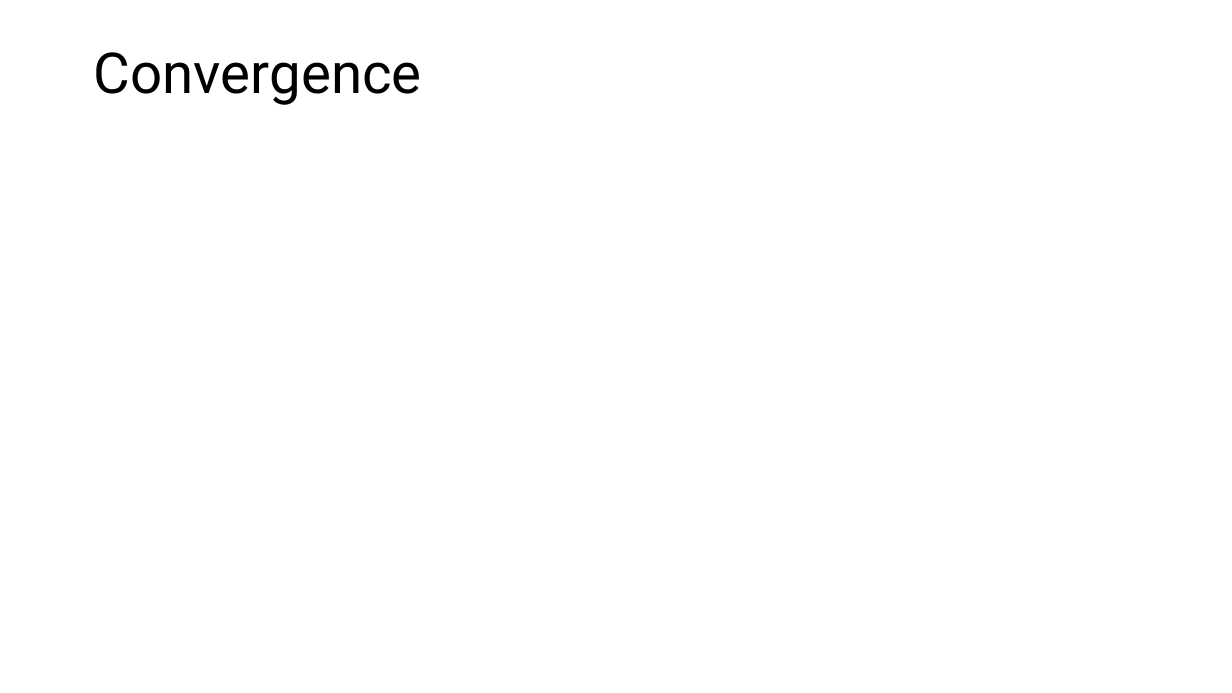
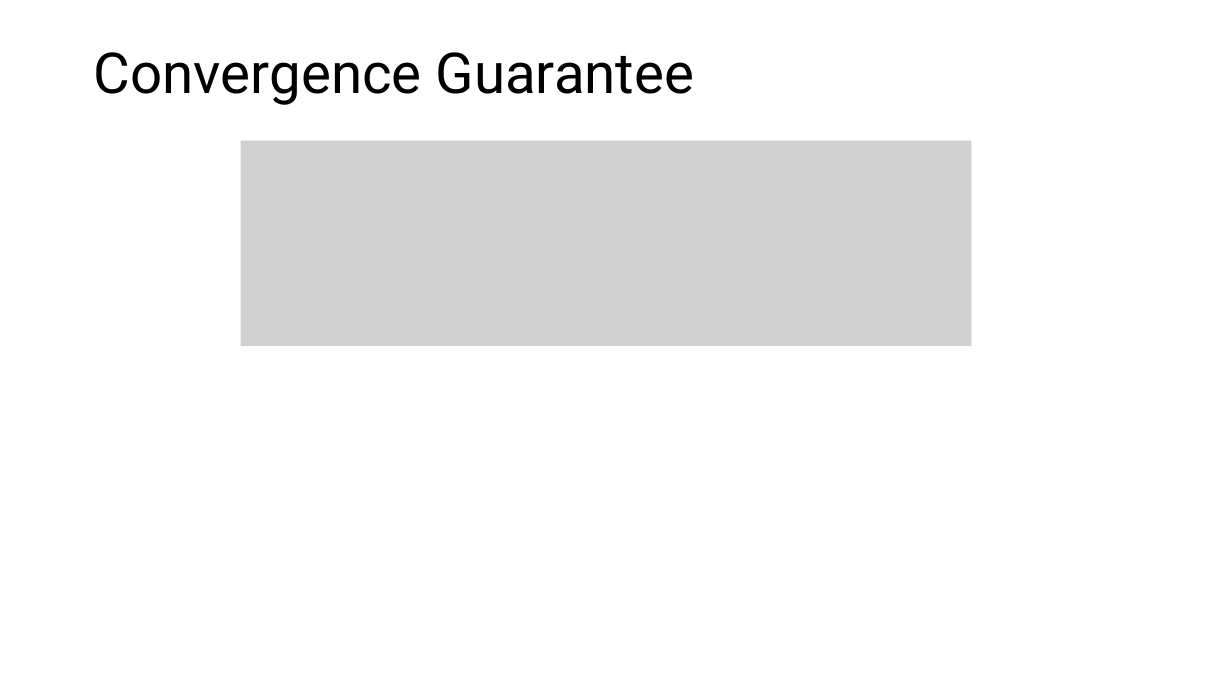
Before and after one commit to mhahsler/Introduction_to_Reinforcement_Learning, a slide deck: slide 8 of slides/Lecture_Chapter07.pptx. Drawn at 1232x693 pixels with LibreOffice and Linux fonts; fonts in the diff are those of the drawing; grey boxes stand for pictures. Boxes give left, top, right and bottom in pixels: in the first picture for what was removed or moved away, otherwise in the second. Text is boxed around its words. In the diff, an @@ line names an element or a change of style, - is before the commit and + after.

```diff
--- a/slides/Lecture_Chapter07.pptx
+++ b/slides/Lecture_Chapter07.pptx
@@ title at box(94, 52, 694, 105): text changed @@
-Convergence
+Convergence Guarantee
@@ picture added at box(241, 140, 972, 346) @@
```
Also in this commit, not shown: 7 other slides changed, 4 slides added, 4 slides removed, 4 other files.
